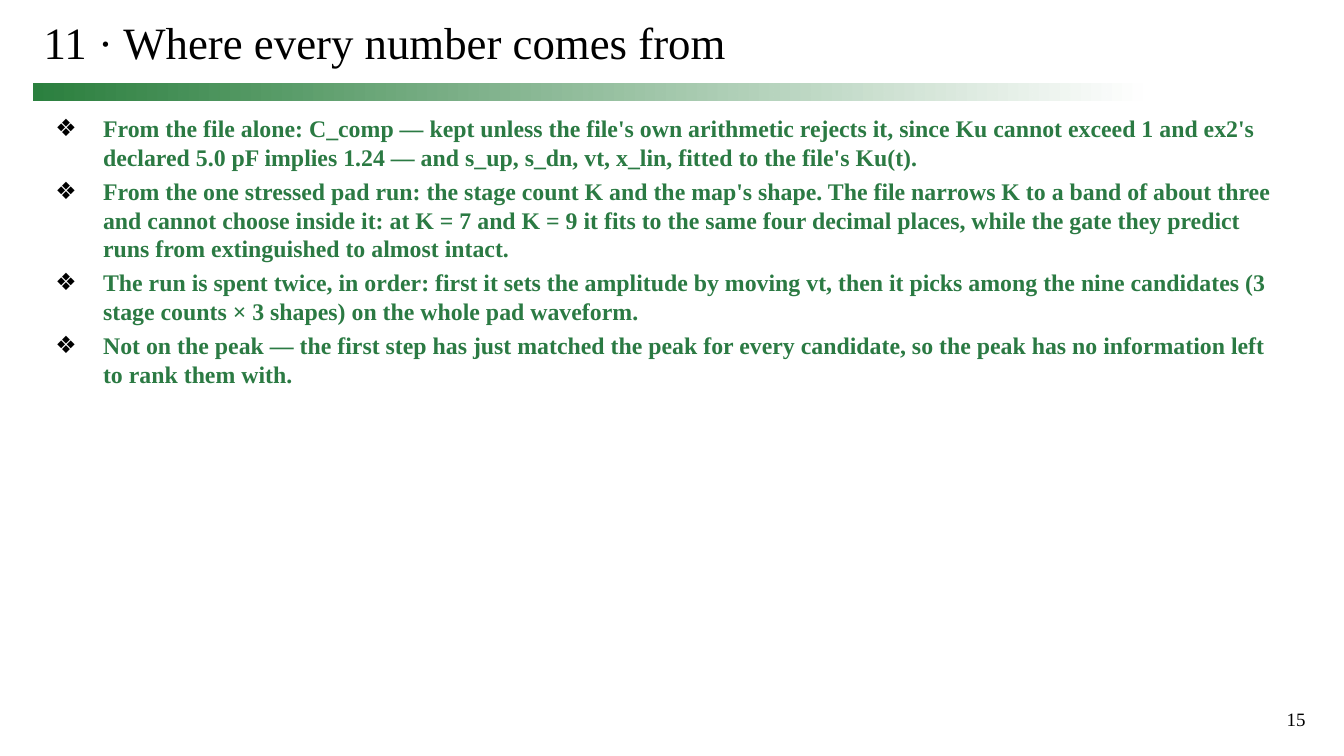
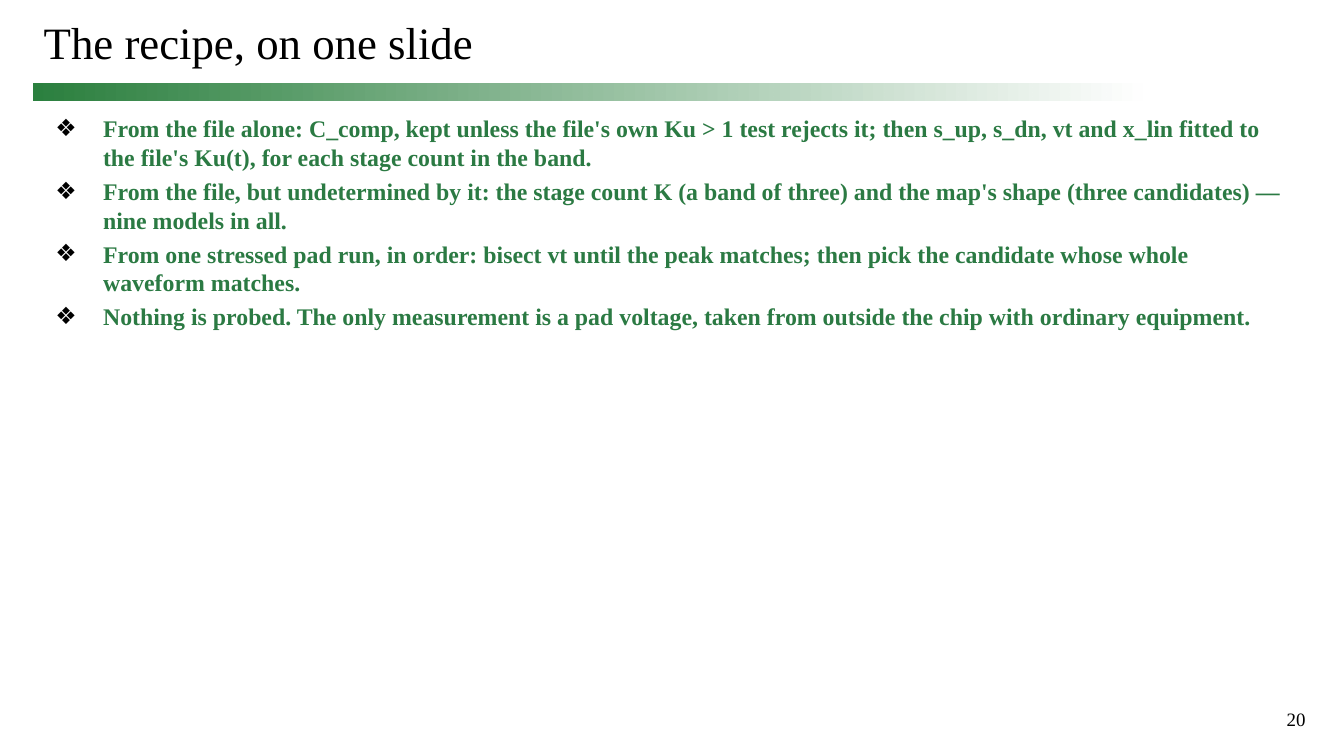
Before and after one commit to simon9721/ibis_comparison, a slide deck: slide 20 of results/meeting_deck_2026-09-24/0924_track1_story.pptx (slide 15 before the commit). Drawn at 1344x756 pixels with LibreOffice and Linux fonts; fonts in the diff are those of the drawing. Boxes give left, top, right and bottom in pixels: in the first picture for what was removed or moved away, otherwise in the second. Text is boxed around its words. In the diff, an @@ line names an element or a change of style, - is before the commit and + after.

```diff
--- a/results/meeting_deck_2026-09-24/0924_track1_story.pptx
+++ b/results/meeting_deck_2026-09-24/0924_track1_story.pptx
@@ title at (44, 28, 472, 69): text changed @@
-11 · Where every number comes from
+The recipe, on one slide
@@ text at (103, 120, 1259, 331): text changed @@
-❖ From the file alone: C_comp — kept unless the file's own arithmetic rejects it, since Ku cannot exceed 1 and ex2's declared 5.0 pF implies 1.24 — and s_up, s_dn, vt, x_lin, fitted to the file's Ku(t).
-❖ From the one stressed pad run: the stage count K and the map's shape. The file narrows K to a band of about three and cannot choose inside it: at K = 7 and K = 9 it fits to the same four decimal places, while the gate they predict runs from extinguished to almost intact.
-❖ The run is spent twice, in order: first it sets the amplitude by moving vt, then it picks among the nine candidates (3 stage counts × 3 shapes) on the whole pad waveform.
-❖ Not on the peak — the first step has just matched the peak for every candidate, so the peak has no information left to rank them with.
+❖ From the file alone: C_comp, kept unless the file's own Ku > 1 test rejects it; then s_up, s_dn, vt and x_lin fitted to the file's Ku(t), for each stage count in the band.
+❖ From the file, but undetermined by it: the stage count K (a band of three) and the map's shape (three candidates) — nine models in all.
+❖ From one stressed pad run, in order: bisect vt until the peak matches; then pick the candidate whose whole waveform matches.
+❖ Nothing is probed. The only measurement is a pad voltage, taken from outside the chip with ordinary equipment.
@@ page number at (1287, 713, 1306, 726): text changed @@
-15
+20
```
Also in this commit, not shown: 3 other slides changed, 6 slides added, 1 slide removed, 7 other files.
